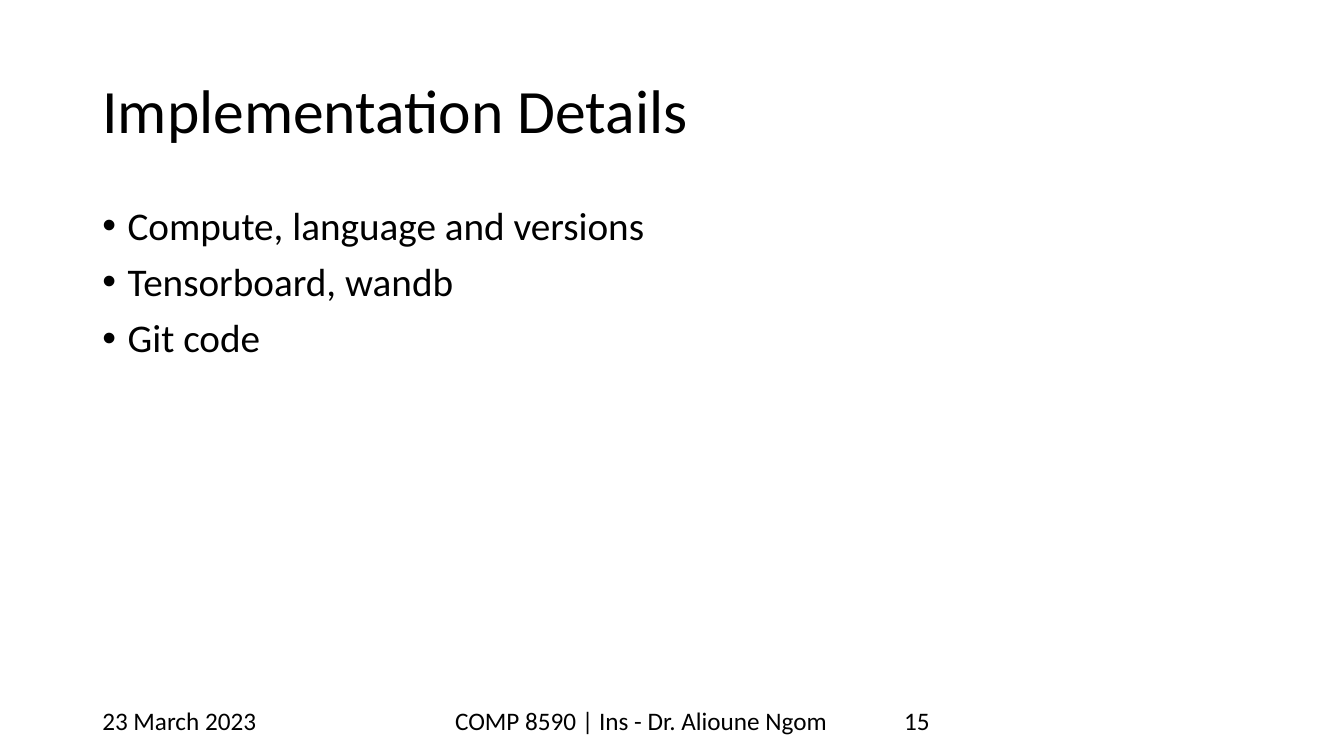
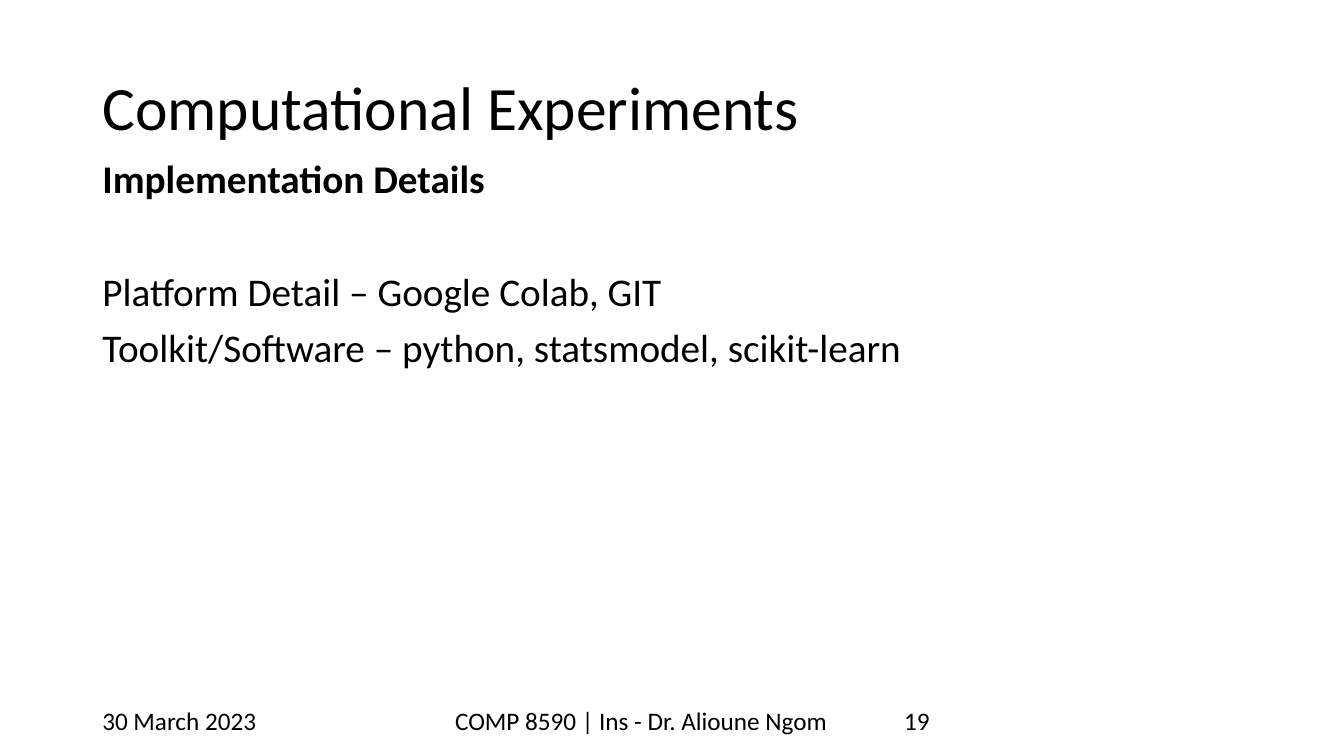
Before and after one commit to mayankkom-dev/stats_final_proj, a slide deck: slide 19 of uwindsortemp_yellowstripe_widescreen (1).pptx (slide 15 before the commit). Drawn at 1344x756 pixels with LibreOffice and Linux fonts; fonts in the diff are those of the drawing; background and template pictures are left out. Boxes give left, top, right and bottom in pixels: in the first picture for what was removed or moved away, otherwise in the second. Text is boxed around its words. In the diff, an @@ line names an element or a change of style, - is before the commit and + after.

```diff
--- a/uwindsortemp_yellowstripe_widescreen (1).pptx
+++ b/uwindsortemp_yellowstripe_widescreen (1).pptx
@@ title at box(102, 87, 799, 140): text changed @@
-Implementation Details
+Computational Experiments
@@ text at box(102, 165, 901, 369): text changed @@
-• Compute, language and versions
-• Tensorboard, wandb
-• Git code
+Implementation Details
+Platform Detail – Google Colab, GIT
+Toolkit/Software – python, statsmodel, scikit-learn
@@ text at box(102, 712, 256, 730): text changed @@
-23 March 2023
+30 March 2023
@@ page number at box(904, 713, 930, 730): text changed @@
-15
+19
```
Also in this commit, not shown: 29 other slides changed, 6 slides added, 2 slides removed.
